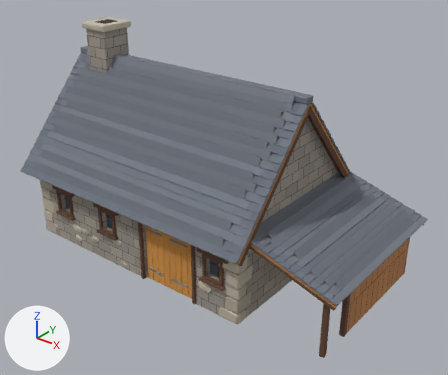
A saved change to the glTF model assets/3D/village/structures/moat_house.glb.
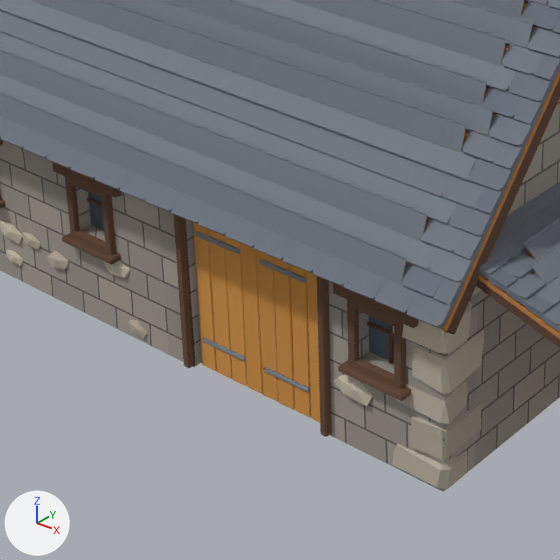
Old and new are each drawn whole from a camera (50 mm lens) standing at (10.7, -12.94, 10.33) and looking at (0.48, -0.17, 2.41) and again close up on the part from 16% to 63% of the width and 38% to 93% of the height. Lighting does not change. The marker at lower left points along +X, +Y and +Z. The last two pictures show the newer version. Objects named as collision shapes, trigger or cutter boxes, shadow casters or lower levels of detail are left out. Where no turn or scale is listed for an object, it has been applied to the vertices.

Before the edit, the objects in view are built like this:
```python
me_moathouse_door_leaf0 = bpy.data.meshes.new('MoatHouse_Door_Leaf0')
me_moathouse_door_leaf0.from_pydata(...)  # 144 vertices, 264 faces; spans x 0.0..0.9, y -0.04..0.03, z 0.0..2.07
me_moathouse_door_leaf0.materials.append(mat_m_structurecolors)  # picture img_t_structurecolormap
me_moathouse_door_leaf1 = bpy.data.meshes.new('MoatHouse_Door_Leaf1')
me_moathouse_door_leaf1.from_pydata(...)  # 144 vertices, 264 faces; spans x -0.89..0.0, y -0.04..0.03, z 0.0..2.07
me_moathouse_door_leaf1.materials.append(mat_m_structurecolors)  # picture img_t_structurecolormap
me_moathouse_static_rooftile_slate = bpy.data.meshes.new('MoatHouse_Static_RoofTile_Slate')
me_moathouse_static_rooftile_slate.from_pydata(...)  # 294 vertices, 196 faces; spans x -5.13..5.35, y -2.82..2.84, z 1.81..5.64
me_moathouse_static_rooftile_slate.materials.append(mat_m_rooftile_slate)
ob_moathouse_door_leaf0 = bpy.data.objects.new('MoatHouse_Door_Leaf0', me_moathouse_door_leaf0)
ob_moathouse_door_leaf0.parent = ob_moathouse
ob_moathouse_door_leaf0.location = (-0.55, -2.41, 0.0176)
ob_moathouse_door_leaf1 = bpy.data.objects.new('MoatHouse_Door_Leaf1', me_moathouse_door_leaf1)
ob_moathouse_door_leaf1.parent = ob_moathouse
ob_moathouse_door_leaf1.location = (1.242, -2.409, 0.0181)
ob_moathouse_static_rooftile_slate = bpy.data.objects.new('MoatHouse_Static_RoofTile_Slate', me_moathouse_static_rooftile_slate)
ob_moathouse_static_rooftile_slate.location = (0.0, 0.0, 0.0)
# also in view: 'MoatHouse_Static_RoughStone' at (-1.2, 0.0, 3.22); 'MoatHouse_Static_Painted' at (0.02, 0.0, 3.29)
```
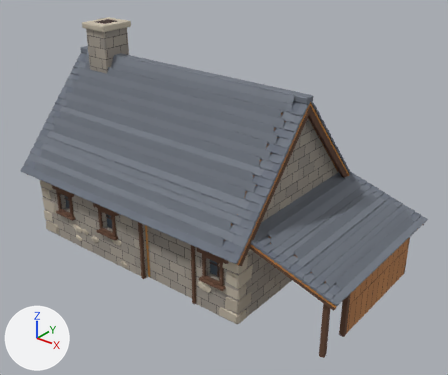
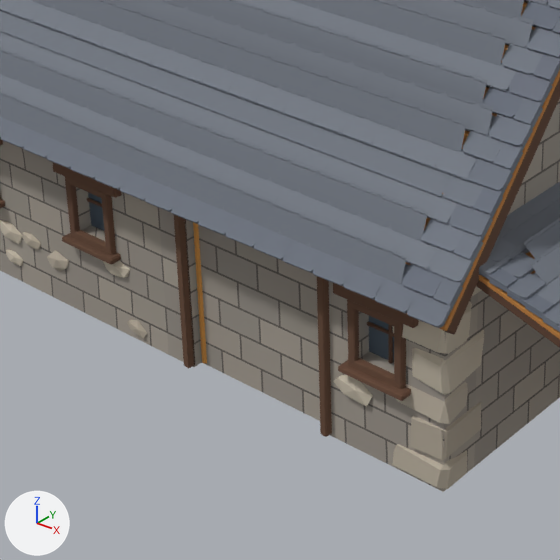
Where the change shows, as pixel boxes [x1, y1, x2, y2] in the close-ups (560 x 560 px):
'MoatHouse_Door_Leaf0', turned
    before: [193, 222, 263, 394]
    after: [193, 222, 207, 364]
'MoatHouse_Door_Leaf1', turned (not visible afterwards)
    before: [256, 250, 320, 423]

The change, as a diff of the scene's bpy script:
```diff
--- a/assets/3D/village/structures/moat_house.glb.py
+++ b/assets/3D/village/structures/moat_house.glb.py
@@ ob_moathouse_door_leaf0 @@
 ob_moathouse_door_leaf0.location = (-0.55, -2.41, 0.0176)
+ob_moathouse_door_leaf0.rotation_euler = (0.0, 0.0, 1.551)  # degrees (0, 0, 89)
@@ ob_moathouse_door_leaf1 @@
 ob_moathouse_door_leaf1.location = (1.242, -2.409, 0.0181)
+ob_moathouse_door_leaf1.rotation_euler = (0.0, 0.0, -1.551)  # degrees (0, 0, -89)
```
